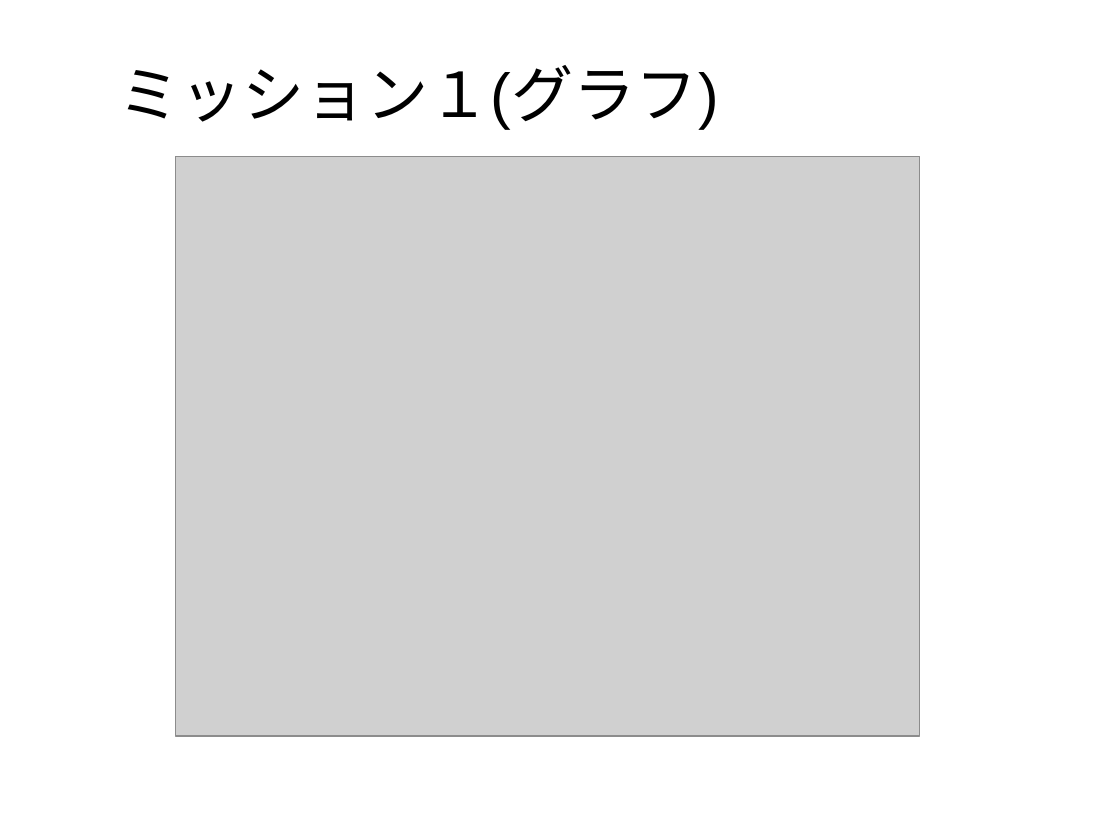
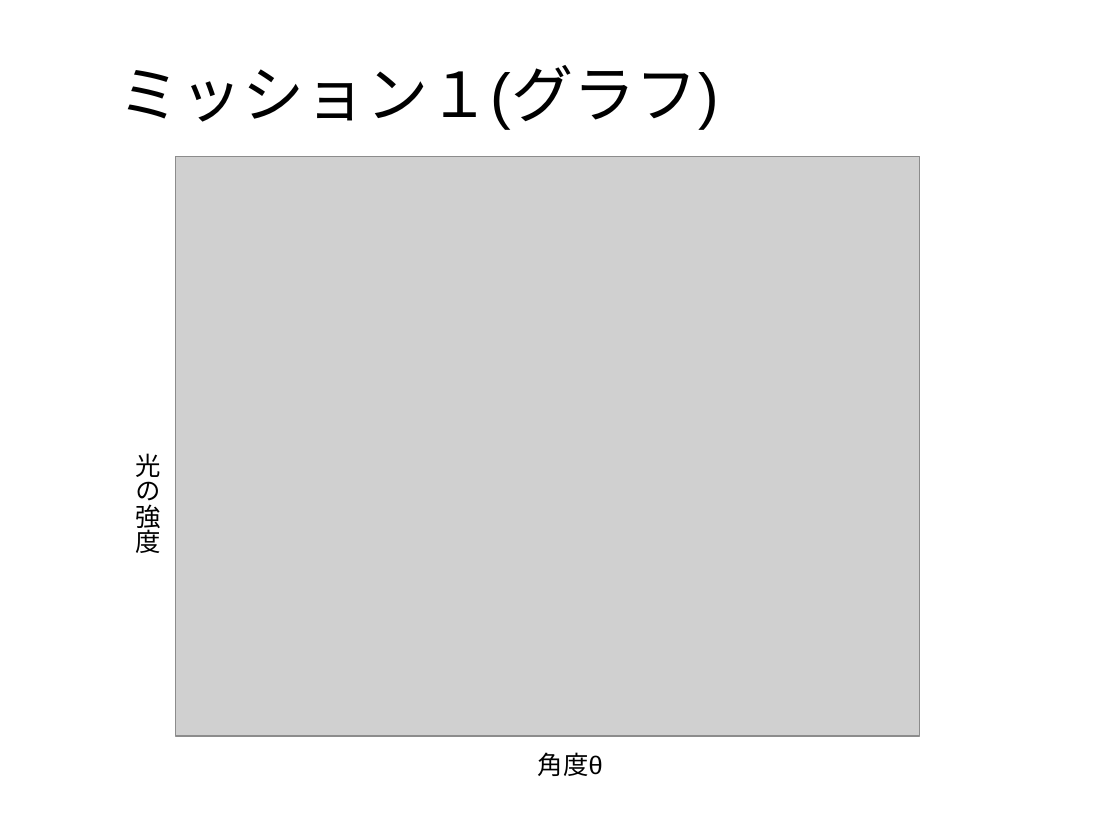
Before and after one commit to Dsaikoro/Storage, a slide deck: slide 8 of presen.odp (slide 9 before the commit). Drawn at 1120x840 pixels with LibreOffice and Linux fonts; fonts in the diff are those of the drawing; grey boxes stand for pictures; background and template pictures are left out. Boxes give left, top, right and bottom in pixels: in the first picture for what was removed or moved away, otherwise in the second. Text is boxed around its words. In the diff, an @@ line names an element or a change of style, - is before the commit and + after.

```diff
--- a/presen.odp
+++ b/presen.odp
@@ text added at (x1=136, y1=453, x2=161, y2=553), 18 pt, text #000000 @@
+光の強度
@@ text added at (x1=538, y1=752, x2=603, y2=776), 18 pt, text #000000 @@
+角度θ
```
Also in this commit, not shown: 5 other slides changed, 3 other files.
